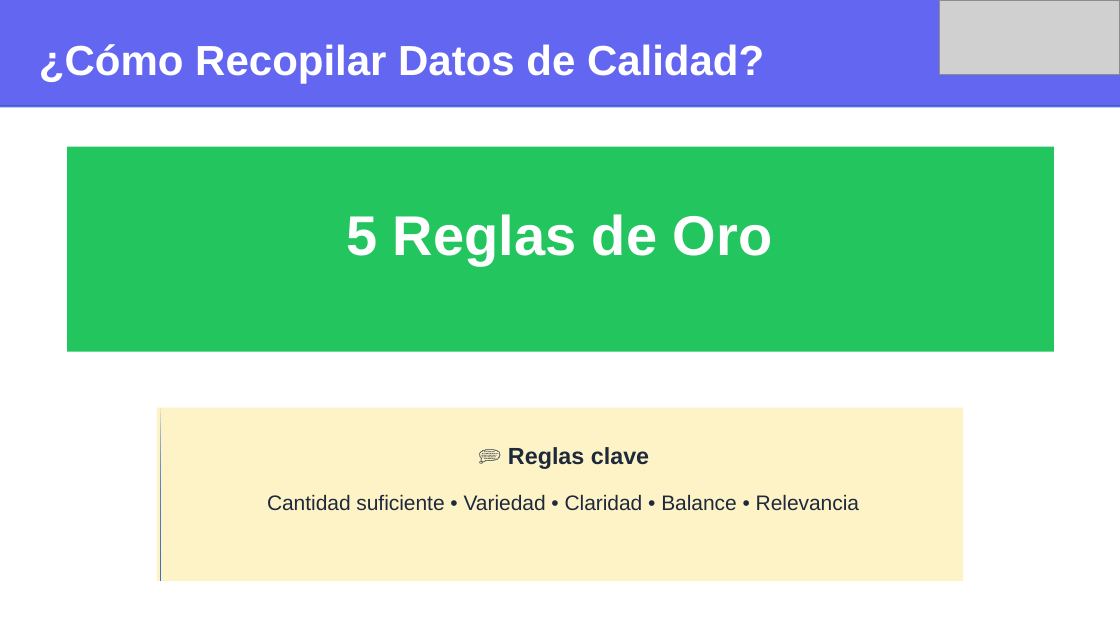
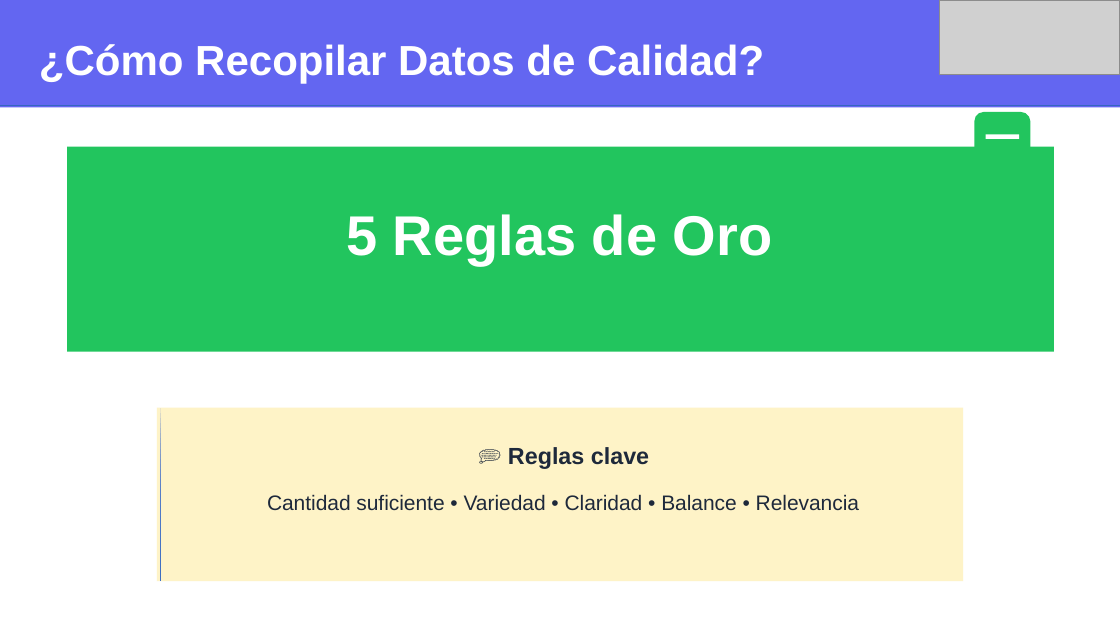
Before and after one commit to wallparianalytics/MentesDigitales, a slide deck: slide 5 of Sesión 6.pptx. Drawn at 1120x630 pixels with LibreOffice and Linux fonts; fonts in the diff are those of the drawing; grey boxes stand for pictures. Boxes give left, top, right and bottom in pixels: in the first picture for what was removed or moved away, otherwise in the second. Text is boxed around its words. In the diff, an @@ line names an element or a change of style, - is before the commit and + after.

```diff
--- a/Sesión 6.pptx
+++ b/Sesión 6.pptx
@@ rounded rectangle added at box(974, 112, 1030, 179), fill #22C55E @@
@@ rectangle added at box(986, 134, 1019, 139), fill #FFFFFF @@
```
Also in this commit, not shown: 5 other slides changed, 1 slide added, 1 other file.
